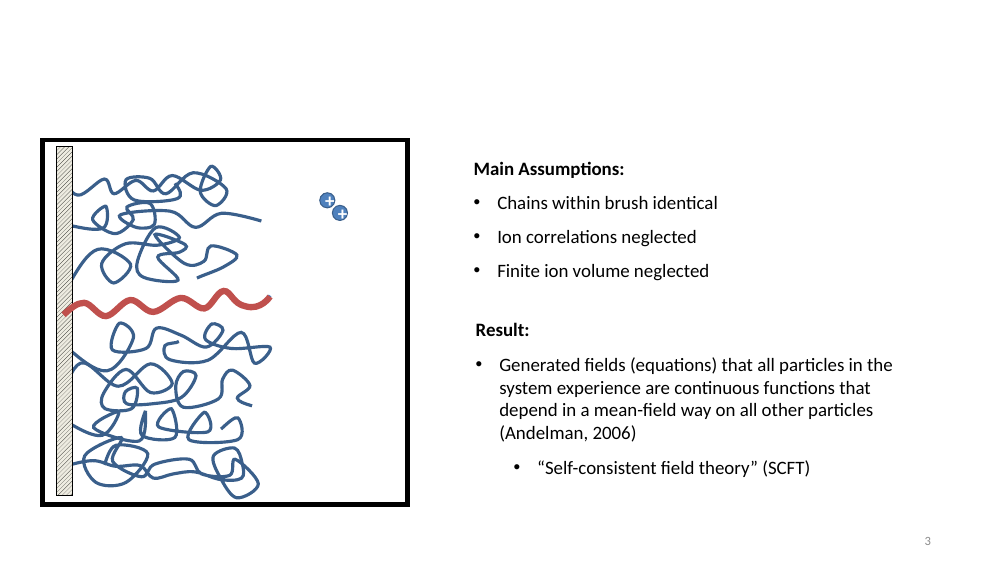
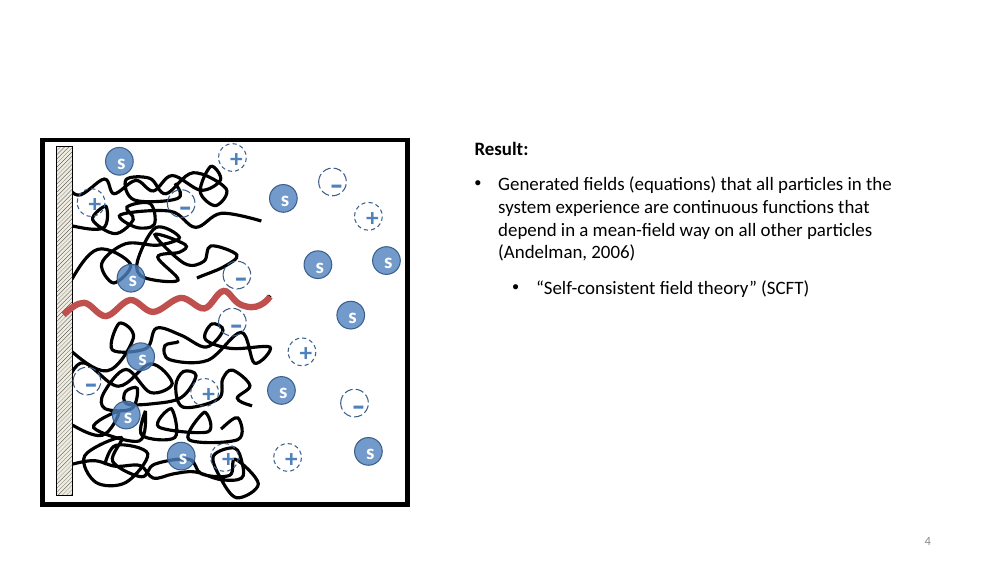
Before and after one commit to tyokokur/presentations, a slide deck: slide 4 of quals.pptx (slide 3 before the commit). Drawn at 1008x567 pixels with LibreOffice and Linux fonts; fonts in the diff are those of the drawing; background and template pictures are left out. Boxes give left, top, right and bottom in pixels: in the first picture for what was removed or moved away, otherwise in the second. Text is boxed around its words. In the diff, an @@ line names an element or a change of style, - is before the commit and + after.

```diff
--- a/quals.pptx
+++ b/quals.pptx
@@ ellipse added at [106,147,134,175], fill #4F81BD at 80% opacity, outline #3A5F8C 1 pt, 20 pt, text #FFFFFF, bold @@
+s
@@ ellipse added at [219,144,247,172], outline #3A5F8C 1 pt dashed, 24 pt, text #4F81BD, bold @@
++
@@ text "Result:" rewrapped from [476,322,893,477] to [498,176,892,297] @@
@@ text in ellipse at [319,168,347,196]: text changed; size 18 to 40 pt; text colour #FFFFFF to #4F81BD; bold off @@
-+
+-
@@ ellipse "-": place and size @@
-ellipse "-" at [333,206,348,221]
+ellipse "-" at [319,168,347,196]
@@ ellipse "-" at [319,168,347,196]: fill #4F81BD to none; outline #3A5F8C 1 pt to #3A5F8C 1 pt dashed @@
@@ text removed at [474,161,718,281] @@
-Main Assumptions:
-• Chains within brush identical
-• Ion correlations neglected
-• Finite ion volume neglected
@@ ellipse added at [77,189,105,217], outline #3A5F8C 1 pt dashed, 24 pt, text #4F81BD, bold @@
++
@@ ellipse added at [167,190,195,218], outline #3A5F8C 1 pt dashed, 40 pt, text #4F81BD @@
+-
@@ ellipse added at [270,185,298,212], fill #4F81BD at 80% opacity, outline #3A5F8C 1 pt, 20 pt, text #FFFFFF, bold @@
+s
@@ ellipse added at [355,203,383,231], outline #3A5F8C 1 pt dashed, 24 pt, text #4F81BD, bold @@
++
@@ ellipse added at [117,265,145,293], fill #4F81BD at 80% opacity, outline #3A5F8C 1 pt, 20 pt, text #FFFFFF, bold @@
+s
@@ ellipse added at [223,262,251,290], outline #3A5F8C 1 pt dashed, 40 pt, text #4F81BD @@
+-
@@ ellipse added at [304,251,332,279], fill #4F81BD at 80% opacity, outline #3A5F8C 1 pt, 20 pt, text #FFFFFF, bold @@
+s
@@ ellipse added at [373,247,401,274], fill #4F81BD at 80% opacity, outline #3A5F8C 1 pt, 20 pt, text #FFFFFF, bold @@
+s
@@ freeform shape at [64,290,270,315]: outline #4F81BD 3 pt to #000000 3 pt @@
@@ ellipse added at [219,309,247,337], outline #3A5F8C 1 pt dashed, 40 pt, text #4F81BD @@
+-
@@ ellipse added at [337,302,365,330], fill #4F81BD at 80% opacity, outline #3A5F8C 1 pt, 20 pt, text #FFFFFF, bold @@
+s
@@ ellipse added at [127,343,155,371], fill #4F81BD at 80% opacity, outline #3A5F8C 1 pt, 20 pt, text #FFFFFF, bold @@
+s
@@ ellipse "+": place and size @@
-ellipse "+" at [320,193,335,208]
+ellipse "+" at [288,338,316,366]
@@ ellipse "+" at [288,338,316,366]: size 18 to 24 pt, text colour #FFFFFF to #4F81BD; fill #4F81BD to none; outline #3A5F8C 1 pt to #3A5F8C 1 pt dashed @@
@@ ellipse added at [73,368,101,395], outline #3A5F8C 1 pt dashed, 40 pt, text #4F81BD @@
+-
@@ ellipse added at [191,379,219,407], outline #3A5F8C 1 pt dashed, 24 pt, text #4F81BD, bold @@
++
@@ ellipse added at [268,377,296,405], fill #4F81BD at 80% opacity, outline #3A5F8C 1 pt, 20 pt, text #FFFFFF, bold @@
+s
@@ ellipse added at [341,389,369,417], outline #3A5F8C 1 pt dashed, 40 pt, text #4F81BD @@
+-
@@ ellipse added at [113,402,141,430], fill #4F81BD at 80% opacity, outline #3A5F8C 1 pt, 20 pt, text #FFFFFF, bold @@
+s
@@ outline #3A5F8C 3 pt to #000000 3 pt in 7 elements at [69,227,237,284], [64,323,271,371], [67,409,243,443], [69,203,262,234], [60,363,253,411], [60,166,228,206], [60,438,259,498] @@
@@ ellipse added at [167,442,195,470], fill #4F81BD at 80% opacity, outline #3A5F8C 1 pt, 20 pt, text #FFFFFF, bold @@
+s
@@ ellipse added at [211,444,239,472], outline #3A5F8C 1 pt dashed, 24 pt, text #4F81BD, bold @@
++
@@ ellipse added at [274,444,302,472], outline #3A5F8C 1 pt dashed, 24 pt, text #4F81BD, bold @@
++
@@ ellipse added at [355,438,383,466], fill #4F81BD at 80% opacity, outline #3A5F8C 1 pt, 20 pt, text #FFFFFF, bold @@
+s
@@ page number at [925,537,931,545]: text changed @@
-3
+4
```
Also in this commit, not shown: 1 slide added.
